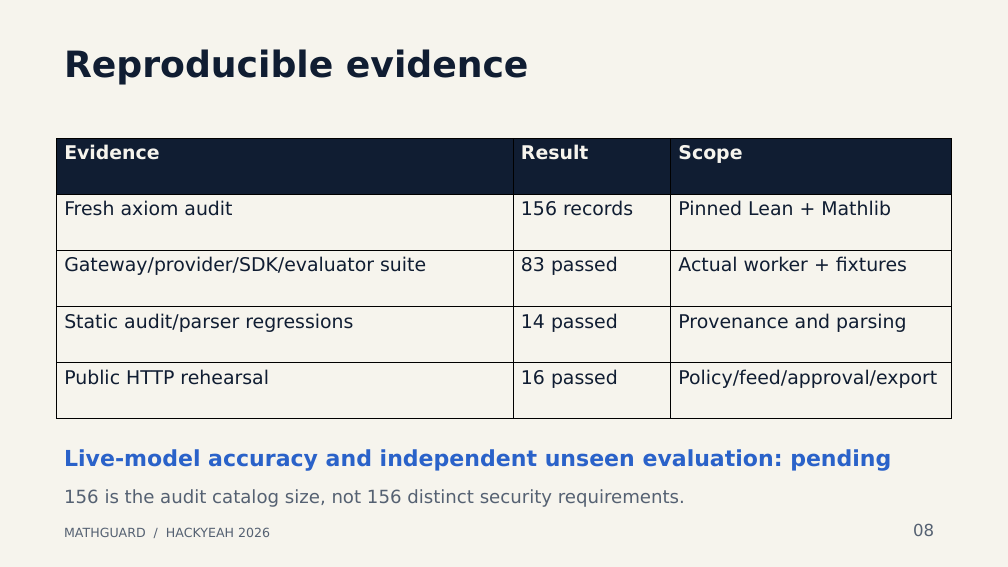
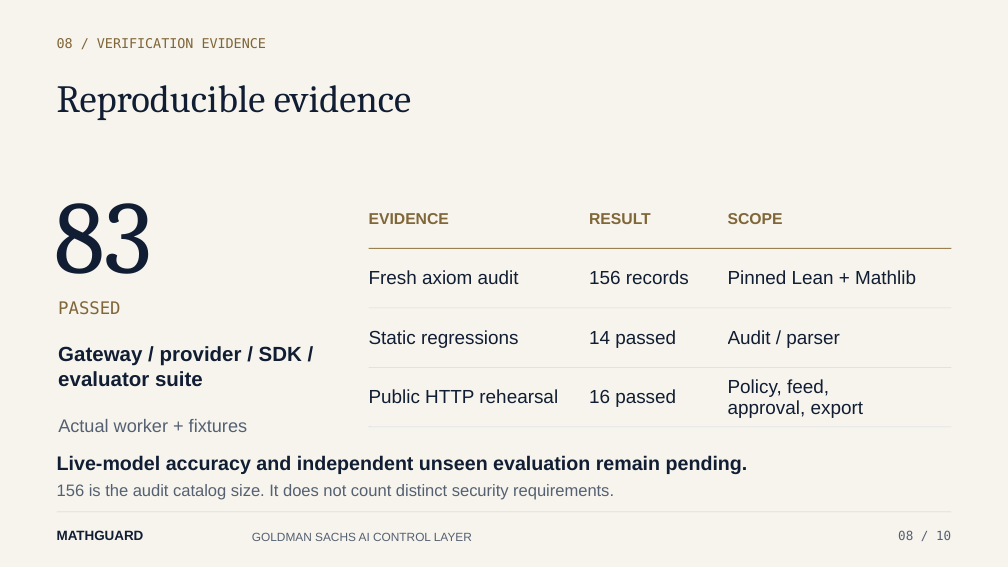
Before and after one commit to ljaniec/Mathguard, a slide deck: slide 8 of submission/Mathguard-HackYeah-2026.pptx. Drawn at 1008x567 pixels with LibreOffice and Linux fonts; fonts in the diff are those of the drawing. Boxes give left, top, right and bottom in pixels: in the first picture for what was removed or moved away, otherwise in the second. Text is boxed around its words. In the diff, an @@ line names an element or a change of style, - is before the commit and + after.

```diff
--- a/submission/Mathguard-HackYeah-2026.pptx
+++ b/submission/Mathguard-HackYeah-2026.pptx
@@ text added at <box>57,38,266,48</box>, 12.8 pt, text #806638 @@
+08 / VERIFICATION EVIDENCE
@@ text "Reproducible evidence": place and size @@
-text "Reproducible evidence" at <box>64,49,529,85</box>
+text "Reproducible evidence" at <box>57,85,411,120</box>
@@ text "Reproducible evidence" at <box>57,85,411,120</box>: size 34.5 to 36.8 pt, font DejaVu Sans to Cambria, bold off @@
@@ text added at <box>54,203,152,274</box>, 99 pt, text #101D32 @@
+83
@@ table at <box>369,189,952,427</box> @@
-row 1: Evidence | Result | Scope
+row 1: EVIDENCE | RESULT | SCOPE
-row 3: Gateway/provider/SDK/evaluator suite | 83 passed | Actual worker + fixtures
-row 4: Static audit/parser regressions | 14 passed | Provenance and parsing
-row 5: Public HTTP rehearsal | 16 passed | Policy/feed/approval/export
+row 3: Static regressions | 14 passed | Audit / parser
+row 4: Public HTTP rehearsal | 16 passed | Policy, feed, / approval, export
@@ table: place and size @@
-table at <box>57,138,951,419</box>
+table at <box>369,189,952,427</box>
@@ line added from (369, 249) to (951, 249), #9B814F 0.98 pt @@
@@ text added at <box>58,301,120,314</box>, 16.5 pt, text #806638 @@
+PASSED
@@ line added from (369, 308) to (951, 308), #D4D9DF 0.6 pt @@
@@ text added at <box>58,346,302,387</box>, 19.5 pt, text #101D32, bold @@
+Gateway / provider / SDK /
+evaluator suite
@@ line added from (369, 368) to (951, 368), #D4D9DF 0.6 pt @@
@@ text added at <box>58,419,247,432</box>, 17.2 pt, text #556172 @@
+Actual worker + fixtures
@@ text at <box>57,455,748,474</box>: text changed; size 21 to 18.8 pt; font DejaVu Sans to Arial; text colour #2A62C9 to #101D32 @@
-Live-model accuracy and independent unseen evaluation: pending
+Live-model accuracy and independent unseen evaluation remain pending.
@@ text at <box>57,484,614,500</box>: text changed; size 17.2 to 15.8 pt; font DejaVu Sans to Arial @@
-156 is the audit catalog size, not 156 distinct security requirements.
+156 is the audit catalog size. It does not count distinct security requirements.
@@ line added from (57, 512) to (951, 512), #CED0CC 0.6 pt @@
@@ text added at <box>57,530,144,540</box>, 12.8 pt, text #101D32, bold @@
+MATHGUARD
@@ text removed at <box>64,527,270,537</box> @@
-MATHGUARD / HACKYEAH 2026
@@ text added at <box>252,532,472,541</box>, 11.2 pt, text #556172 @@
+GOLDMAN SACHS AI CONTROL LAYER
@@ text at <box>898,530,951,540</box>: text changed; size 15.8 to 12 pt; font DejaVu Sans to DejaVu Sans Mono @@
-08
+08 / 10
```
Also in this commit, not shown: 9 other slides changed, 6 other files.
